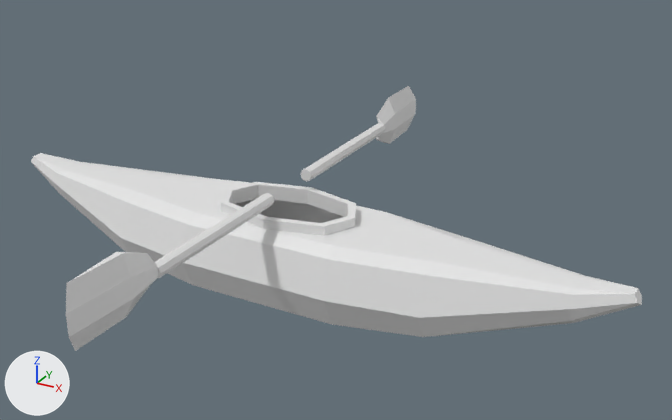
One commit to the FBX model Assets/Assets/kayak.fbx: the scene before it, then after it.
The view is the same before and after, from a 50 mm camera at (2.57, -4.11, 2.65) aimed at (0.25, 0.11, 0.54). Lighting does not change. The marker at lower left points along +X, +Y and +Z. Where no turn or scale is listed for an object, it has been applied to the vertices.

The older version as bpy lines, for what is in view:
```python
me_kayak = bpy.data.meshes.new('Kayak')
me_kayak.from_pydata(...)  # 150 vertices, 142 faces; spans x -1.97..1.97, y -0.4..0.4, z 0.0..0.58
me_paddle = bpy.data.meshes.new('Paddle')
me_paddle.from_pydata(...)  # 33 vertices, 27 faces; spans x -0.05..0.04, y -1.53..0.0, z -0.16..0.17
me_paddle_001 = bpy.data.meshes.new('Paddle.001')
me_paddle_001.from_pydata(...)  # 33 vertices, 27 faces; spans x -0.05..0.04, y 0.0..1.53, z -0.17..0.16
ob_kayak = bpy.data.objects.new('Kayak', me_kayak)
ob_kayak.location = (0.0, 0.0, 0.0)
ob_paddleleft = bpy.data.objects.new('PaddleLeft', me_paddle_001)
ob_paddleleft.location = (0.0, 0.2, 0.674)
ob_paddleright = bpy.data.objects.new('PaddleRight', me_paddle)
ob_paddleright.location = (0.0, -0.2, 0.674)
```
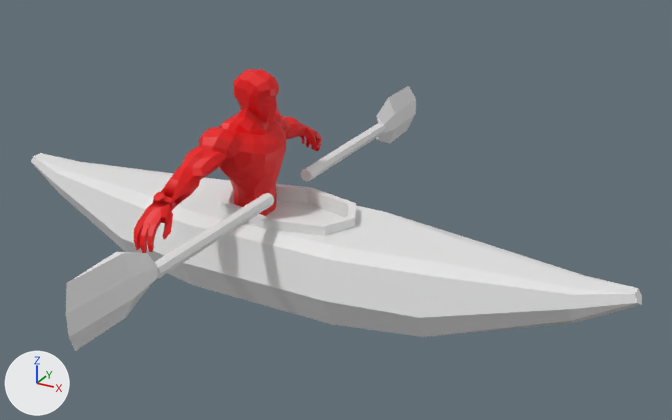
Diff of the bpy script that builds the scene:
```diff
--- a/Assets/Assets/kayak.fbx.py
+++ b/Assets/Assets/kayak.fbx.py
@@ mat_material @@
+mat_material = principled_material('Material')
+mat_material.base_color = (0.8, 0.0, 0.000753)  # red #e70002
@@ me_kayak @@
 # used by ob_kayak; location = (0.0, 0.0, 0.0)
-me_kayak.from_pydata(...)  # 150 vertices, 142 faces; spans x -1.97..1.97, y -0.4..0.4, z 0.0..0.58
+me_kayak.from_pydata(...)  # 154 vertices, 149 faces; spans x -1.97..1.97, y -0.4..0.4, z 0.0..0.58
+# me_kayak part 1
+# 5 faces are deleted
+# 4 vertices are added at (0.05, 0.25, 0.58), (0.05, 0.21, 0.58), (0.37, -0.02, 0.58), (0.0, 0.0, 0.49)
+# 12 new faces join them
@@ me_plane_000 @@
+me_plane_000.from_pydata(...)  # 957 vertices, 952 faces; spans x -0.41..-0.05, y -0.89..0.87, z -0.15..1.32
+me_plane_000.materials.append(mat_material)  # red #e70002
@@ ob_char @@
+ob_char = bpy.data.objects.new('Char', me_plane_000)
+ob_char.location = (0.0, 0.0, 0.0)
```

Boxes [x1, y1, x2, y2] around the edits, measured in the pictures (672 x 420 px):
'Char', added (red)
    after: [134, 69, 322, 253]
part 1 of me_kayak, built on
    before: [308, 187, 354, 227]
    after: [266, 187, 354, 227]
